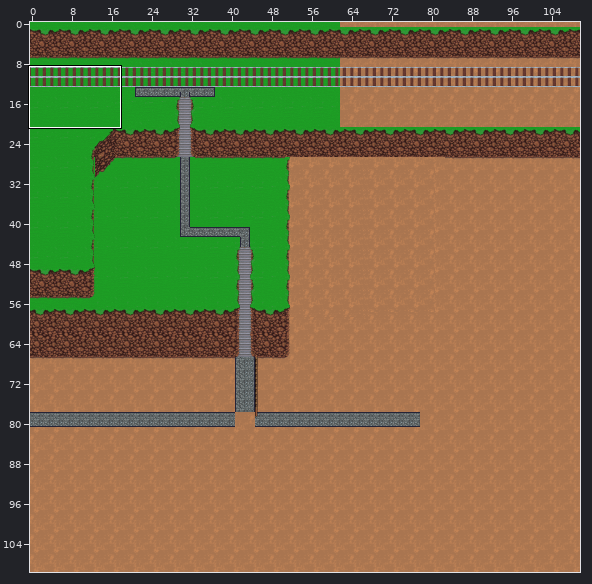
One commit to this Tiled map: SecretProject/SecretProject/bin/DesktopGL/AnyCPU/Debug/Content/Map/Town.tmx. Above: a wide view before the commit, with the close-up outlined.
Close-up. Before the commit:
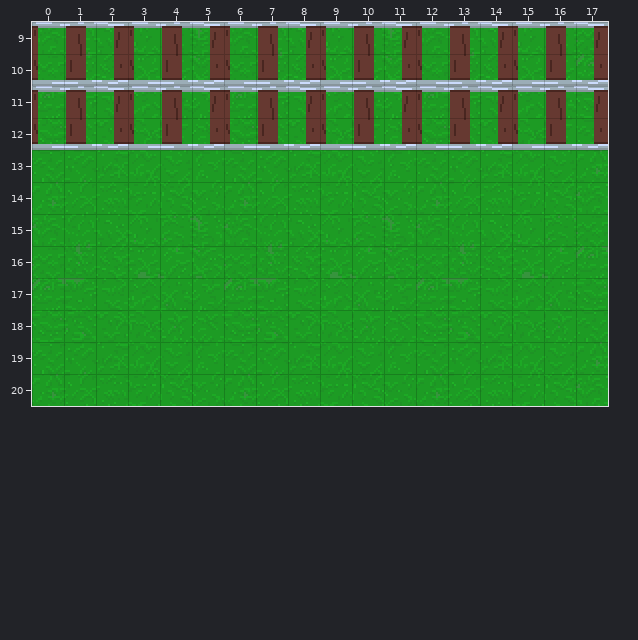
Cells are 16x16 px. Shown: x 0..17, y 9..20. The commit also changed other parts of the map, which this record leaves out.
And afterwards:
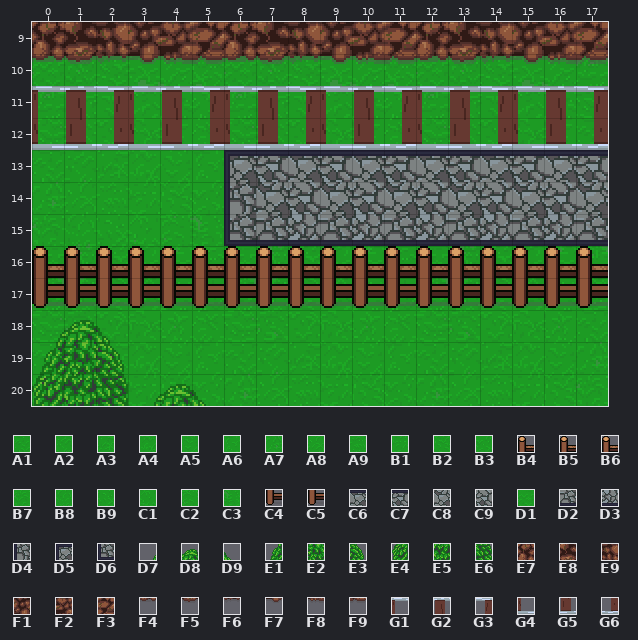
Key: from "MasterSpriteSheet": A1 1114, A2 1115, A3 1116, A4 1117, A5 1118, A6 1119, A7 1214, A8 1215, A9 1216, B1 1217, B2 1218, B3 1219, B4 1250, B5 1251, B6 1252, B7 1314, B8 1315, B9 1316, C1 1317, C2 1318, C3 1319, C4 1350, C5 1351, C6 1402, C7 1403, C8 1406, C9 1407, D1 1414, D2 1502, D3 1503, D4 1504, D5 1604, D6 1704, D7 2462, D8 2463, D9 2464, E1 2562, E2 2563, E3 2564, E4 2662, E5 2663, E6 2664, E7 3825, E8 3826, E9 3827, F1 3828, F2 3829, F3 3830, F4 3925, F5 3926, F6 3927, F7 3928, F8 3929, F9 3930, G1 4573, G2 4574, G3 4575, G4 4673, G5 4674, G6 4675.
__ is an empty cell.
Difference:
Layer "background":
Tile A1 gives way to tile C6 in row 13 at x 12.
Tile A3 gives way to tile C6 in row 13 at x 8 and 14.
Tile A5 gives way to tile C6 in row 13 at x 10 and 16.
Tile A2 gives way to tile C7 in row 13 at x 7 and 13.
Tile A4 gives way to tile C7 in row 13 at x 9 and 15.
Tile A6 gives way to tile C7 in row 13 at x 11.
Tile A7 gives way to tile C7 in row 13 at x 17.
Tile A8 gives way to tile C8 in row 14 at x 7 and 13.
Tile B1 gives way to tile C8 in row 14 at x 9 and 15.
Tile B3 gives way to tile C8 in row 14 at x 11.
Tile B7 gives way to tile C8 in row 14 at x 17.
Tile A7 gives way to tile C9 in row 14 at x 12.
Tile A9 gives way to tile C9 in row 14 at x 8 and 14.
Tile B2 gives way to tile C9 in row 14 at x 10 and 16.
Tile B8 gives way to tile D2 in row 15 at x 7 and 13.
Tile C1 gives way to tile D2 in row 15 at x 9 and 15.
Tile C3 gives way to tile D2 in row 15 at x 11.
Tile D1 gives way to tile D2 in row 15 at x 17.
Tile B7 gives way to tile D3 in row 15 at x 12.
Tile B9 gives way to tile D3 in row 15 at x 8 and 14.
Tile C2 gives way to tile D3 in row 15 at x 10 and 16.
Tile A7 gives way to tile D4 in row 14 at x 6.
Tile A1 gives way to tile D5 in row 13 at x 6.
Tile B7 gives way to tile D6 in row 15 at x 6.
Layer "buildings":
The edit adds tile D7 in row 18 at x 0; in row 20 at x 3.
The edit adds tile D8 in row 18 at x 1; in row 20 at x 4.
The edit adds tile D9 in row 18 at x 2; in row 20 at x 5.
The edit adds tile E1 in row 19 at x 0.
The edit adds tile E2 in row 19 at x 1.
The edit adds tile E3 in row 19 at x 2.
The edit adds tile E4 in row 20 at x 0.
The edit adds tile E5 in row 20 at x 1.
The edit adds tile E6 in row 20 at x 2.
Tile G1 gives way to tile E7 in row 9 at x 0, 6 and 12.
Tile G2 gives way to tile E8 in row 9 at x 1, 7 and 13.
Tile G3 gives way to tile E9 in row 9 at x 2, 8 and 14.
Tile G1 gives way to tile F1 in row 9 at x 3, 9 and 15.
Tile G2 gives way to tile F2 in row 9 at x 4, 10 and 16.
Tile G3 gives way to tile F3 in row 9 at x 5, 11 and 17.
Tile G4 gives way to tile F4 in row 10 at x 0, 6 and 12.
Tile G5 gives way to tile F5 in row 10 at x 1, 7 and 13.
Tile G6 gives way to tile F6 in row 10 at x 2, 8 and 14.
Tile G4 gives way to tile F7 in row 10 at x 3, 9 and 15.
Tile G5 gives way to tile F8 in row 10 at x 4, 10 and 16.
Tile G6 gives way to tile F9 in row 10 at x 5, 11 and 17.
Layer "foreGround":
The edit adds tile B4 in row 16 at x 0, 3 to 4, 7 to 8, 11 to 12 and 15 to 16.
The edit adds tile B5 in row 16 at x 1, 5, 9, 13 and 17.
The edit adds tile B6 in row 16 at x 2, 6, 10 and 14.
The edit adds tile C4 in row 17 at x 0, 4, 8, 12 and 16.
The edit adds tile C5 in row 17 at x 1 to 3, 5 to 7, 9 to 11, 13 to 15 and 17.
